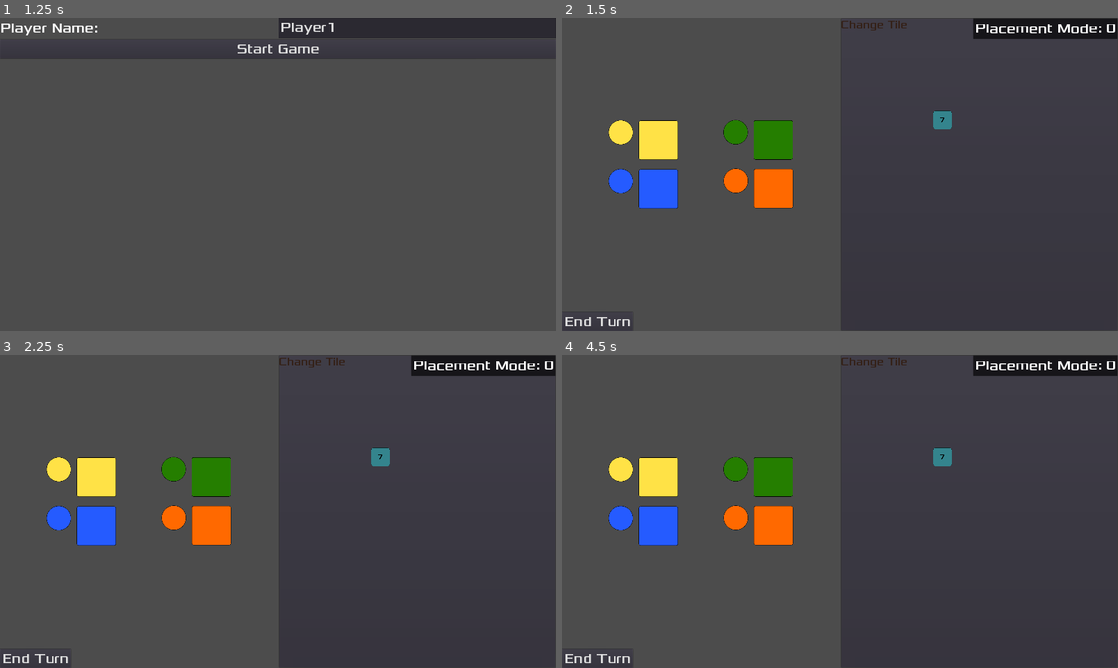
Above: before the commit, frames 1-4 (two rows, left to right).
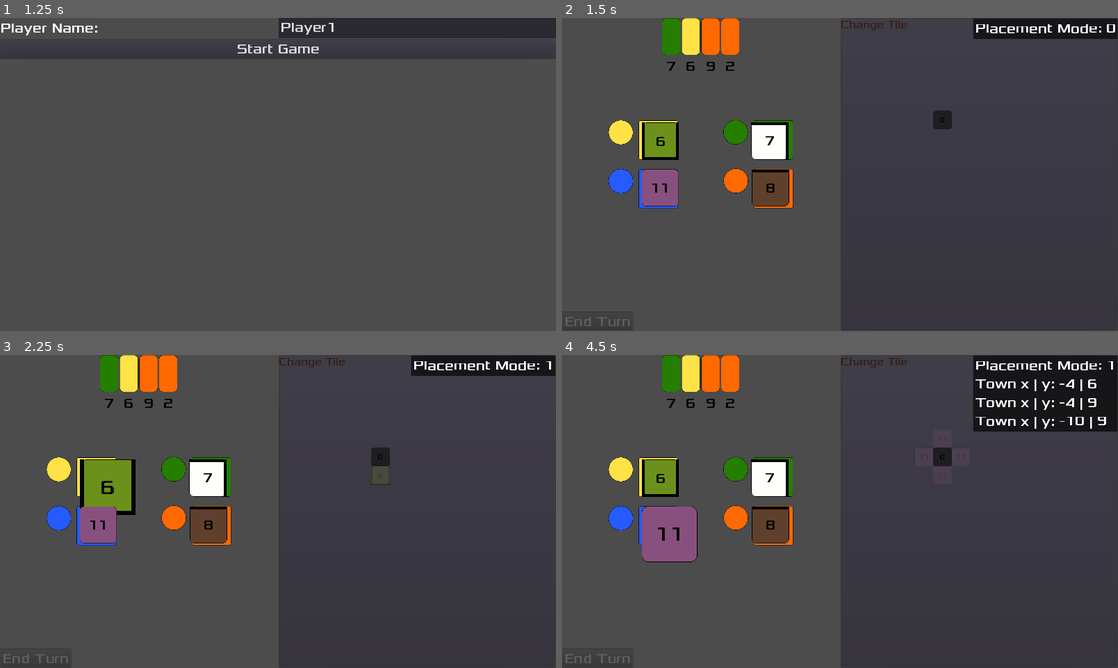
Above: after the commit, the same moments.

Repository: Structed/alcaramba
Game: Godot game, scene res://Drawable/MainMenu/MainMenu.tscn
Same seed, same stepped clock (60 frames per second), same inputs: the game is played once before the commit and once after it.
Inputs (mouse positions are in pixels of both pictures, inside the frame that each line leads up to):
- Up to frame 1 (1.25 s): click "New Game" at 0.5 s
- Up to frame 2 (1.5 s): click "Start Game" at 1.25 s
- Up to frame 3 (2.25 s): click (100, 477) at 2 s
- Up to frame 4 (4.5 s): click (767, 477) at 2.75 s; click (773, 524) at 3.5 s; click (662, 524) at 4.25 s

Frame 1 is identical in both runs. In frame 2, 5.1% of the frame differs, in the area x 0-71%, y 0-99%; in frame 3, 5.9%; in frame 4, 11%, in the area x 0-100%, y 0-99%.

Commit message:
8 implement transfer of tile from market to town (#22)
* Implemented placing tile from market to town
* On Market Scene launch, automatically "end turn" to refill markets
* Shuffling of tile stack is now in Global instead of Market
* Using constants instead of repeated string literals
* Enable Debug Overlay in Game scene
* Properly add/display start tile
* Set default color to something blackish
* Introduced TileCardDrawable.reset()
* Indicate selection by scaling
* Placed tiles should not be moved to yard
* Implemented adding town tiles to active player

Diff:
--- a/src/alcaramba/Drawable/Card/TileCardDrawable.gd
+++ b/src/alcaramba/Drawable/Card/TileCardDrawable.gd
@@ -13,6 +13,7 @@
 		$Value.text = str(_card_info._value)
 		$Value.self_modulate = Color(0,0,0)
 		self_modulate = _card_info.get_color()
+		reset_walls()
 		draw_walls()
 
 func set_card_info(card_info: TileCard):
@@ -21,11 +22,33 @@
 
 func draw_walls():
 	var walls = _card_info.get_enabled_walls()
-	if walls["TOP"]:
+	if walls[TileCard.WallSide.WALL_SIDE_TOP]:
 		$Panel_WallTop.visible = true
-	if walls["BOTTOM"]:
+	if walls[TileCard.WallSide.WALL_SIDE_BOTTOM]:
 		$Panel_WallBottom.visible = true
-	if walls["LEFT"]:
+	if walls[TileCard.WallSide.WALL_SIDE_LEFT]:
 		$Panel_WallLeft.visible = true
-	if walls["RIGHT"]:
+	if walls[TileCard.WallSide.WALL_SIDE_RIGHT]:
 		$Panel_WallRight.visible = true
+
+func reset_walls():
+	$Panel_WallTop.visible = false
+	$Panel_WallBottom.visible = false
+	$Panel_WallLeft.visible = false
+	$Panel_WallRight.visible = false
+
+func select():
+	set_scale(Vector2(1.5, 1.5))
+
+func deselect():
+	set_scale(Vector2(1, 1))
+
+# Resets the drawable
+func reset():
+	deselect()
+
+# remove card info, set invisible and reset
+func clear():
+	visible = false
+	_card_info = null
+	reset()
--- a/src/alcaramba/Drawable/Game/Game.gd
+++ b/src/alcaramba/Drawable/Game/Game.gd
@@ -1,8 +1,32 @@
 extends Node
+
+onready var _town = get_node("%Town")
+
+var _selected_tile: TileCardDrawable
 
 # Called when the node enters the scene tree for the first time.
 func _ready():
-
+	OverlayDebugInfo.show()
 	OverlayDebugInfo.set_horizontal_align_right()
 	OverlayDebugInfo.set_vertical_align_top()
-	pass
+
+
+	$Market.get_node("TileMarket").connect("tile_card_selected", self, "_on_tile_card_selected")
+
+
+func _on_tile_card_selected(card_node: TileCardDrawable):
+	# If another tile was clicked, we need to first reset the previous tile
+	if _selected_tile != null && card_node != _selected_tile:
+		_selected_tile.reset()
+
+	_selected_tile = card_node
+	if _town.is_connected("tile_placed", self, "_on_tile_placed"):
+		_town.disconnect("tile_placed", self, "_on_tile_placed")
+	_town.connect("tile_placed", self, "_on_tile_placed")
+	_town.receive_tile(_selected_tile)
+	_selected_tile.select()
+
+
+func _on_tile_placed(tile: TileCard, position: Vector2):
+	Global.active_player.add_town_tile(tile, position)
+	_selected_tile.clear()
--- a/src/alcaramba/Drawable/Game/Game.tscn
+++ b/src/alcaramba/Drawable/Game/Game.tscn
@@ -15,11 +15,12 @@
 margin_right = 958.0
 margin_bottom = 1080.0
 
-[node name="PanelContainer" type="PanelContainer" parent="."]
+[node name="TownPanelContainer" type="PanelContainer" parent="."]
 margin_left = 962.0
 margin_right = 1920.0
 margin_bottom = 1080.0
 size_flags_horizontal = 3
 size_flags_vertical = 3
 
-[node name="TileMap" parent="PanelContainer" instance=ExtResource( 3 )]
+[node name="Town" parent="TownPanelContainer" instance=ExtResource( 3 )]
+unique_name_in_owner = true
--- a/src/alcaramba/Drawable/Market/Market.gd
+++ b/src/alcaramba/Drawable/Market/Market.gd
@@ -11,8 +11,8 @@
 
 # Called when the node enters the scene tree for the first time.
 func _ready():
-	Global.stack_tiles.shuffle()
 	money_market.connect("money_card_selected", self, "_on_money_card_selected")
+	_on_EndTurnButton_pressed()
 
 # Called every frame. 'delta' is the elapsed time since the previous frame.
 func _process(_delta):
--- a/src/alcaramba/Drawable/Market/Market.tscn
+++ b/src/alcaramba/Drawable/Market/Market.tscn
@@ -25,10 +25,8 @@
 
 [node name="TileMarket" parent="." instance=ExtResource( 3 )]
 unique_name_in_owner = true
-anchor_top = 0.0
 anchor_right = 0.0
 anchor_bottom = 0.0
-margin_left = 0.0
 margin_top = 337.0
 margin_right = 1920.0
 margin_bottom = 671.0
--- a/src/alcaramba/Drawable/Market/TileMarket.gd
+++ b/src/alcaramba/Drawable/Market/TileMarket.gd
@@ -3,12 +3,15 @@
 
 const MAX_TILE_MARKET_CARDS = 4
 
+# Receives a `TileCardDrawable`
+signal tile_card_selected
+
 var tile_card_scene = preload("res://Drawable/Card/TileCardDrawable.tscn")
 
-onready var card1 = get_node("%Card1")
-onready var card2 = get_node("%Card2")
-onready var card3 = get_node("%Card3")
-onready var card4 = get_node("%Card4")
+onready var card1: TileCardDrawable = get_node("%Card1")
+onready var card2: TileCardDrawable = get_node("%Card2")
+onready var card3: TileCardDrawable = get_node("%Card3")
+onready var card4: TileCardDrawable = get_node("%Card4")
 
 # Called when the node enters the scene tree for the first time.
 func _ready():
@@ -35,6 +38,10 @@
 
 
 func refill():
+	card1.reset()
+	card2.reset()
+	card3.reset()
+	card4.reset()
 	_draw_tile(card1)
 	_draw_tile(card2)
 	_draw_tile(card3)
@@ -49,6 +56,4 @@
 
 
 func _on_TileCard_pressed(card_node: TileCardDrawable):
-	Global.active_player.tile_cards_yard.add_card(card_node._card_info)
-	card_node._card_info = null
-	card_node.visible = false
+	emit_signal("tile_card_selected", card_node)
--- a/src/alcaramba/Drawable/Town/Town.gd
+++ b/src/alcaramba/Drawable/Town/Town.gd
@@ -1,11 +1,15 @@
 extends TileMap
+
+# Receives a TileCard, VEcto2 position
+signal tile_placed
 
 var _stack_tiles: TileCardCollection = TileCardCollection.new() # complete stack for tile info
 var _town_tiles: TileCardCollection = TileCardCollection.new() # stack for acually placed tiles
-var _starting_tile_id = 6
+var _starting_tile_id = 54
 var _current_tile: TileCard = TileCard.new(_starting_tile_id, 0, TileCard.TileType.START, TileCard.WALL_SIDE_NONE)
 var _max_size = [10, 10]
 var _placement_mode : int = 0 setget _placement_mode_set # 0 = no placement, 1 = place tile, 2 = remove tile
+
 onready var _tilemap_overlay = get_node("%TileMap_valid_overlay")
 
 var tile_card_scene = preload("res://Drawable/Card/TileCardDrawable.tscn")
@@ -13,8 +17,9 @@
 # Called when the node enters the scene tree for the first time.
 func _ready():
 	_stack_tiles.initialize_for_game_start() # Implement Player stack and handover/keeping of tiles
+	_stack_tiles.add_card(_current_tile)
 	self._placement_mode = 0
-	_town_tiles.add_card(TileCard.new(_starting_tile_id, 0, TileCard.TileType.START, TileCard.WALL_SIDE_NONE))
+	_town_tiles.add_card(_current_tile)
 	place_starting_tile()
 	$TileMap_valid_overlay.hide()
 	draw_placed_tiles()
@@ -77,6 +82,7 @@
 	# if is_placement_valid(x,y,tile.get_id()):
 	set_cell(x, y, tile.get_id())
 	_town_tiles.add_card(tile)
+	emit_signal("tile_placed", tile, Vector2(x, y))
 
 func remove_tile(x: int, y: int) -> int:
 	var tile_id = get_cell(x, y)
@@ -186,7 +192,6 @@
 
 	var world_position = tile_map.map_to_world(Vector2(x, y))
 	tile_node.set_position(world_position)
-	#tile_node.rect_scale(Vector2(0.5, 0.5))
 	tile_node.set_scale(Vector2(0.5, 0.5))
 	tile_map.add_child(tile_node)
 
@@ -216,9 +221,8 @@
 
 
 # should be called when tile is selected in market
-func receive_tile(tile: TileCard):
-	_stack_tiles.add_card(tile)
-	_current_tile = tile
+func receive_tile(tile: TileCardDrawable):
+	_current_tile = tile._card_info
 
 	update_overlay(_get_border(), _current_tile._id)
 	self._placement_mode = 1
--- a/src/alcaramba/Drawable/Town/Town.tscn
+++ b/src/alcaramba/Drawable/Town/Town.tscn
@@ -19,9 +19,6 @@
 [node name="TextureButton" type="TextureButton" parent="."]
 margin_right = 226.0
 margin_bottom = 57.0
-__meta__ = {
-"_edit_use_anchors_": false
-}
 
 [node name="Label" type="Label" parent="TextureButton"]
 modulate = Color( 0.784314, 0.290196, 0.290196, 1 )
@@ -30,9 +27,6 @@
 margin_bottom = 62.0
 custom_fonts/font = SubResource( 2 )
 text = "Change Tile"
-__meta__ = {
-"_edit_use_anchors_": false
-}
 
 [node name="TileMap_valid_overlay" type="TileMap" parent="."]
 unique_name_in_owner = true
@@ -48,8 +42,5 @@
 margin_right = 185.0
 margin_bottom = 231.0
 script = ExtResource( 2 )
-__meta__ = {
-"_edit_use_anchors_": false
-}
 
 [connection signal="pressed" from="TextureButton" to="." method="_on_TextureButton_pressed"]
--- a/src/alcaramba/Global.gd
+++ b/src/alcaramba/Global.gd
@@ -19,6 +19,7 @@
 	print_debug("Crated a stack of %d money cards" % stack_money.get_card_count())
 
 	stack_tiles.initialize_for_game_start()
+	stack_tiles.shuffle()
 	print_debug("Crated a stack of %d tile cards" % stack_tiles.get_card_count())
 #	var cards = stack_tiles.get_cards()
 #	for card in cards:
--- a/src/alcaramba/Scripts/Colors.gd
+++ b/src/alcaramba/Scripts/Colors.gd
@@ -1,7 +1,7 @@
 extends Object
 class_name Colors
 
-const DEFAULT = Color(1, 1, 1, 0)
+const DEFAULT = Color(0, 0, 0, 0.5)
 const BLUE = Color(0.14902, 0.360784, 1)
 const YELLOW  = Color(1, 0.890196, 0.278431)
 const GREEN = Color(0.14902, 0.498039, 0)
--- a/src/alcaramba/Scripts/Player.gd
+++ b/src/alcaramba/Scripts/Player.gd
@@ -6,7 +6,17 @@
 var name: String
 var money_cards : MoneyCardCollection = MoneyCardCollection.new()
 var tile_cards_yard: TileCardCollection = TileCardCollection.new()
+var town_tiles = {}
 
 func _init(player_index : int, player_name : String):
 	self.index = player_index
 	self.name = player_name
+
+func add_town_tile(tile: TileCard, position: Vector2):
+	var x: int = position.x as int
+	var y: int = position.y as int
+	if not town_tiles.has(x):
+		town_tiles[x] = {}
+
+	town_tiles[x][y] = tile._id
+	print_debug(var2str(town_tiles))
--- a/src/alcaramba/Scripts/TileCard.gd
+++ b/src/alcaramba/Scripts/TileCard.gd
@@ -74,17 +74,17 @@
 	return _walls & wall_side
 
 func get_enabled_walls():
-	var enabled_walls = {"TOP": false, "RIGHT": false, "BOTTOM": false, "LEFT": false}
-	enabled_walls["TOP"] = is_bit_enabled(0)
-	enabled_walls["RIGHT"] = is_bit_enabled(1)
-	enabled_walls["BOTTOM"] = is_bit_enabled(2)
-	enabled_walls["LEFT"] = is_bit_enabled(3)
+	var enabled_walls = {WallSide.WALL_SIDE_TOP: false, WallSide.WALL_SIDE_RIGHT: false, WallSide.WALL_SIDE_BOTTOM: false, WallSide.WALL_SIDE_LEFT: false}
+	enabled_walls[WallSide.WALL_SIDE_TOP] = is_bit_enabled(0)
+	enabled_walls[WallSide.WALL_SIDE_RIGHT] = is_bit_enabled(1)
+	enabled_walls[WallSide.WALL_SIDE_BOTTOM] = is_bit_enabled(2)
+	enabled_walls[WallSide.WALL_SIDE_LEFT] = is_bit_enabled(3)
 	return enabled_walls
 
 func print_enabled_walls():
 	var walls = get_enabled_walls()
 	for wall_key in walls:
-		print("%s: %s" % [wall_key, walls[wall_key]])
+		print("TileID: %s - %s: %s" % [_id, wall_key, walls[wall_key]])
 
 func is_bit_enabled(index):
 	return _walls & (1 << index) != 0
